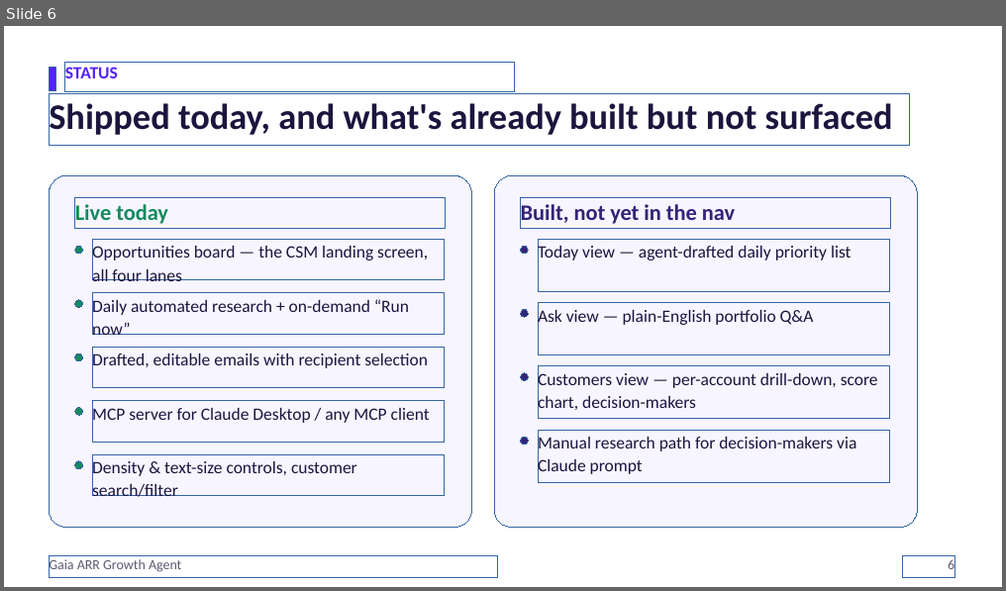
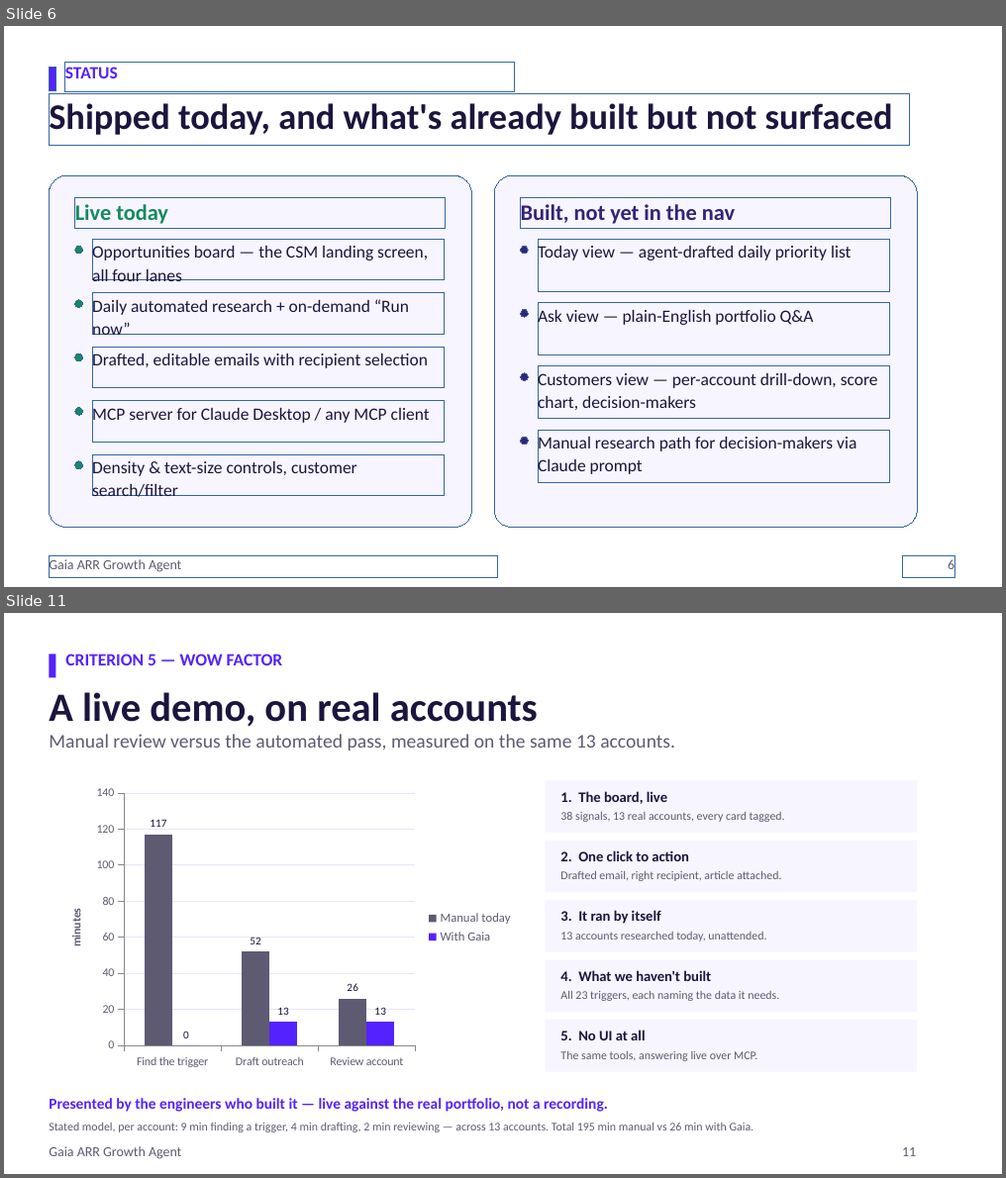
Before and after one commit to samcaasi-cra/upsell-machine-repo, a slide deck: Gaia Upsell Machine Presentation for Hackathon - updated by Alex.pptx. Shown one above the other, each under a label of ours: slide 6 before the commit, slides 6 and 11 after it; the slides between them are not shown. The pictures are 1006x591 and 1006x1178 pixels, drawn with LibreOffice and Linux fonts; fonts in the diff are those of the drawing. Boxes give left, top, right and bottom in pixels: in the first picture for what was removed or moved away, otherwise in the second. Text is boxed around its words. In the diff, an @@ line names an element or a change of style, - is before the commit and + after.

```diff
--- a/Gaia Upsell Machine Presentation for Hackathon - updated by Alex.pptx
+++ b/Gaia Upsell Machine Presentation for Hackathon - updated by Alex.pptx
@@ slide 11 added at (x1=4, y1=613, x2=1002, y2=1174), background #FFFFFF @@
@@ rectangle added at (x1=49, y1=654, x2=55, y2=678), fill #5422FF @@
@@ text added at (x1=65, y1=654, x2=283, y2=665), 12.5 pt, text #5422FF, bold @@
+CRITERION 5 — WOW FACTOR
@@ text added at (x1=49, y1=692, x2=538, y2=727), 29 pt, text #1C153E, bold @@
+A live demo, on real accounts
@@ text added at (x1=49, y1=734, x2=675, y2=751), 14 pt, text #5D5A72 @@
+Manual review versus the automated pass, measured on the same 13 accounts.
@@ column chart added at (x1=49, y1=780, x2=523, y2=1075) @@
+categories: Find the trigger, Draft outreach, Review account
+Manual today: 117, 52, 26
+With Gaia: 0, 13, 13
@@ rectangle added at (x1=545, y1=780, x2=917, y2=833), fill #F7F5FF @@
@@ text added at (x1=560, y1=791, x2=667, y2=804), 10.5 pt, text #1C153E, bold @@
+1. The board, live
@@ text added at (x1=560, y1=812, x2=785, y2=822), 8.5 pt, text #5D5A72 @@
+38 signals, 13 real accounts, every card tagged.
@@ rectangle added at (x1=545, y1=841, x2=917, y2=892), fill #F7F5FF @@
@@ text added at (x1=560, y1=851, x2=689, y2=861), 10.5 pt, text #1C153E, bold @@
+2. One click to action
@@ text added at (x1=560, y1=871, x2=781, y2=881), 8.5 pt, text #5D5A72 @@
+Drafted email, right recipient, article attached.
@@ rectangle added at (x1=545, y1=900, x2=917, y2=953), fill #F7F5FF @@
@@ text added at (x1=560, y1=910, x2=661, y2=924), 10.5 pt, text #1C153E, bold @@
+3. It ran by itself
@@ text added at (x1=560, y1=932, x2=766, y2=942), 8.5 pt, text #5D5A72 @@
+13 accounts researched today, unattended.
@@ rectangle added at (x1=545, y1=960, x2=917, y2=1012), fill #F7F5FF @@
@@ text added at (x1=560, y1=970, x2=711, y2=981), 10.5 pt, text #1C153E, bold @@
+4. What we haven't built
@@ text added at (x1=560, y1=991, x2=779, y2=1001), 8.5 pt, text #5D5A72 @@
+All 23 triggers, each naming the data it needs.
@@ rectangle added at (x1=545, y1=1020, x2=917, y2=1072), fill #F7F5FF @@
@@ text added at (x1=560, y1=1030, x2=645, y2=1041), 10.5 pt, text #1C153E, bold @@
+5. No UI at all
@@ text added at (x1=560, y1=1052, x2=757, y2=1061), 8.5 pt, text #5D5A72 @@
+The same tools, answering live over MCP.
@@ text added at (x1=49, y1=1098, x2=608, y2=1112), 11 pt, text #5422FF, bold @@
+Presented by the engineers who built it — live against the real portfolio, not a recording.
@@ text added at (x1=49, y1=1147, x2=181, y2=1159), 10 pt, text #5D5A72 @@
+Gaia ARR Growth Agent
@@ text added at (x1=49, y1=1123, x2=754, y2=1133), 8.5 pt, text #5D5A72 @@
+Stated model, per account: 9 min finding a trigger, 4 min drafting, 2 min reviewing — across 13 accounts. Total 195 min manual vs 26 min with Gaia.
@@ text added at (x1=902, y1=1148, x2=916, y2=1157), 10 pt, text #5D5A72 @@
+11
```
Also in this commit, not shown: 4 other slides added.
